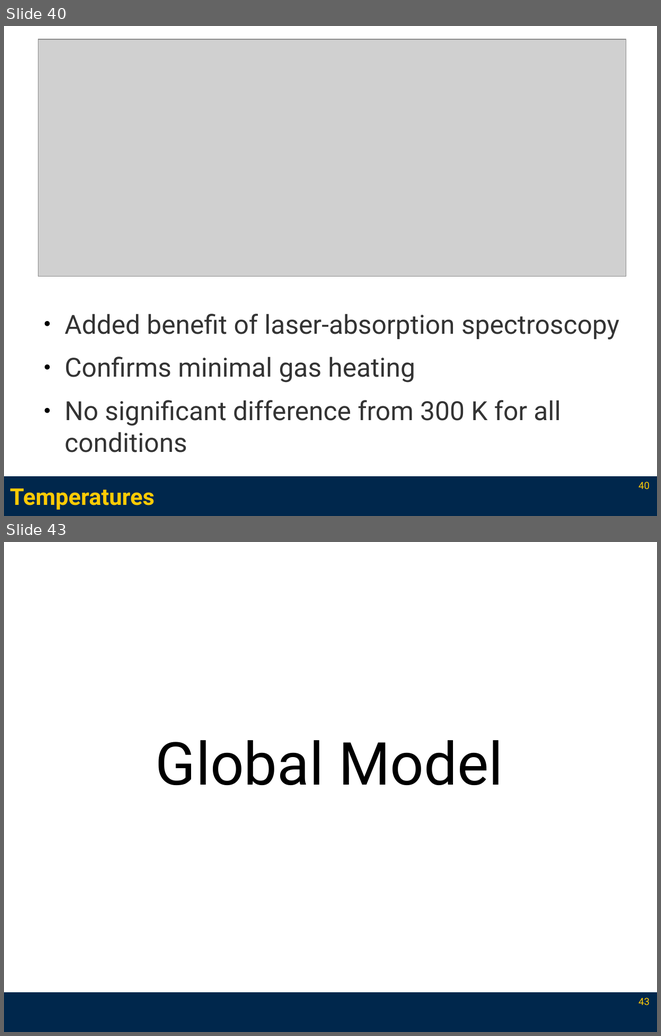
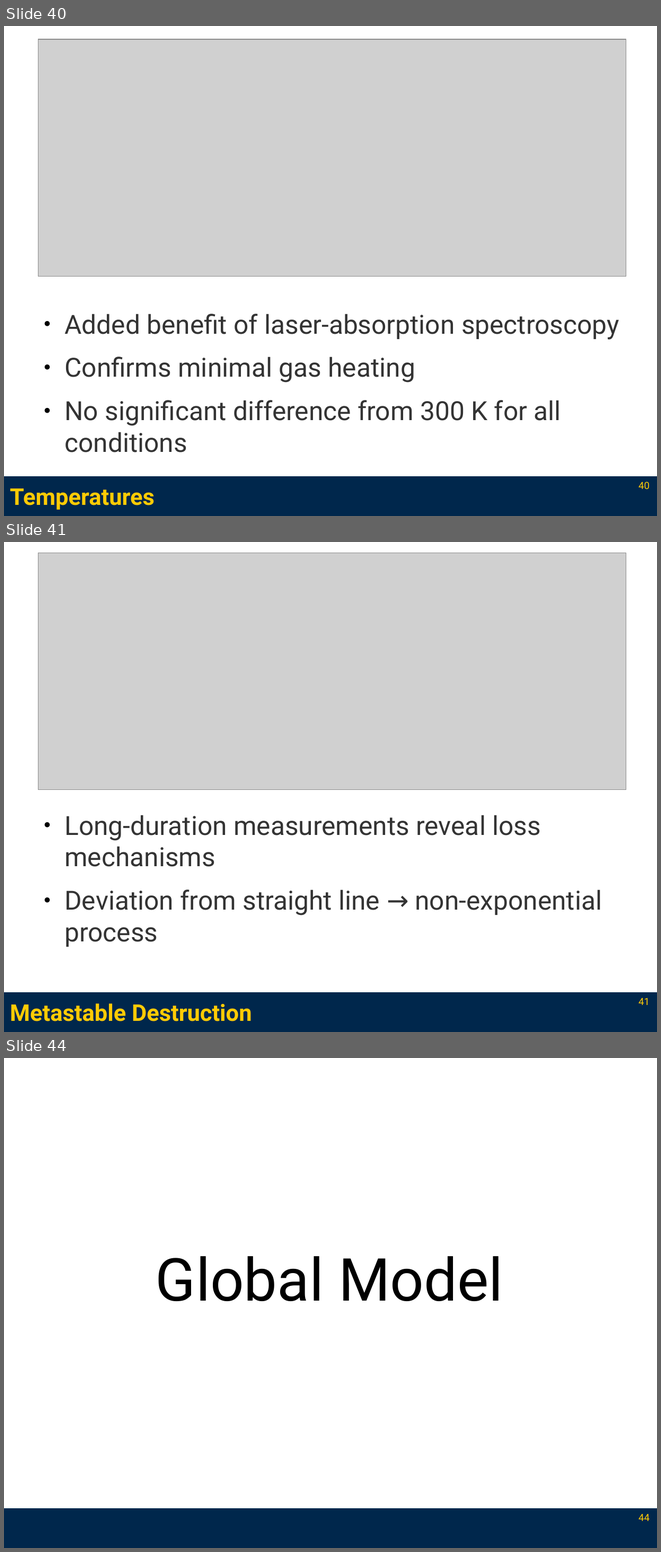
Before and after one commit to l3enny/dissertation, a slide deck: defense/presentation_annotated.odp. Shown one above the other, each under a label of ours: slides 40 and 43 before the commit, slides 40, 41 and 44 after it; the slides between them are not shown. The pictures are 661x1036 and 661x1552 pixels, drawn with LibreOffice and Linux fonts; fonts in the diff are those of the drawing; grey boxes stand for pictures. Boxes give left, top, right and bottom in pixels: in the first picture for what was removed or moved away, otherwise in the second. Text is boxed around its words. In the diff, an @@ line names an element or a change of style, - is before the commit and + after.

```diff
--- a/defense/presentation_annotated.odp
+++ b/defense/presentation_annotated.odp
@@ slide 41 added at (x1=4, y1=542, x2=657, y2=1032), background #FFFFFF; not listed: 1 template element that a slide beside it also shows @@
@@ picture added at (x1=38, y1=553, x2=626, y2=790) @@
@@ text added at (x1=64, y1=815, x2=602, y2=947), 32 pt, text #333333 @@
+● Long-duration measurements reveal loss mechanisms
+● Deviation from straight line → non-exponential process
@@ page number added at (x1=638, y1=998, x2=650, y2=1005), 12 pt, text #FFCB05 @@
+41
@@ title added at (x1=10, y1=1004, x2=252, y2=1022), 28 pt, text #FFCB05, bold @@
+Metastable Destruction
@@ what was slide 43 is now slide 44 @@
@@ page number at (x1=638, y1=1514, x2=650, y2=1521): text changed @@
-43
+44
```
Also in this commit, not shown: 1 slide changed, 22 other slides added, 4 slides removed, 20 other files.
